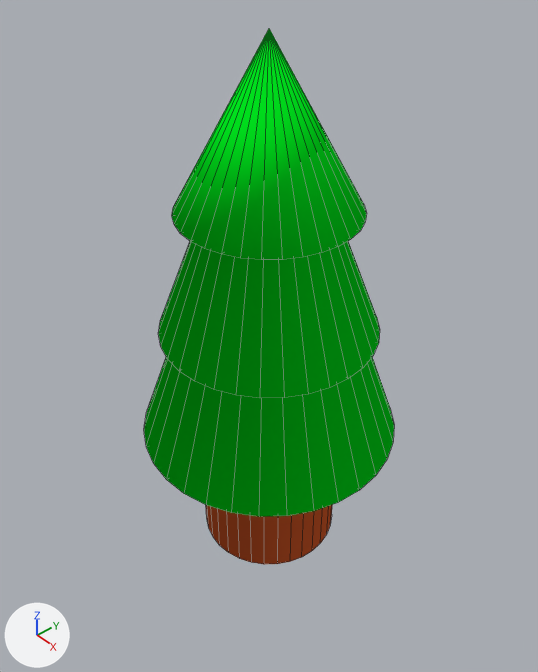
The Blender file Content/Meshes/planets/tree1.blend, before and after one commit.
Rendered twice from a 50 mm lens placed at (5.99, -5.21, 9.44), pointed at (-0.3, 0.26, 3.24). Arrows for +X, +Y and +Z are at lower left; the lights stay in place. Mesh edges are drawn as thin lines.
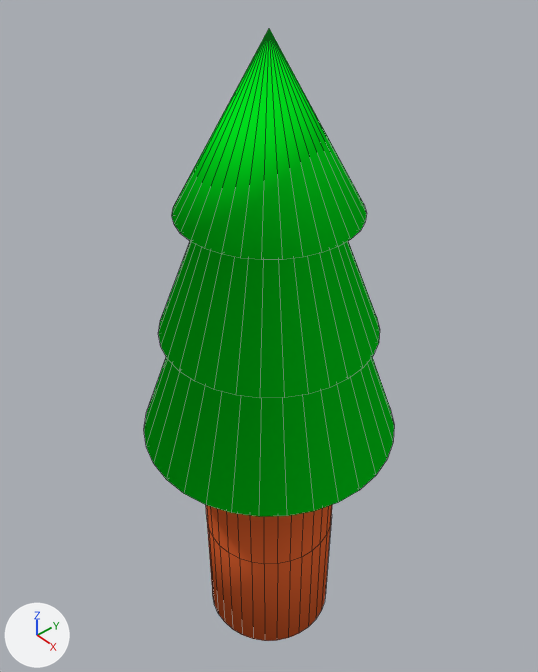
Where the change shows, as pixel boxes (x1, y1, x2, y2) in the pictures (538 x 672 px):
```json
{"object": "Cylinder", "change": "reshaped", "before": [144, 29, 394, 564], "after": [144, 29, 394, 641], "on screen": "14% taller"}
{"part": 1, "of": "me_cylinder", "change": "built on", "after": [207, 522, 331, 641]}
```

The change, as JSON lines over the scene's bpy script:
```json
{"block": "me_cylinder", "where": "# used by ob_cylinder; location = (0.0, 0.0, 1.02)"}
{"op": "remove", "block": "me_cylinder", "code": "me_cylinder.from_pydata(...)  # 225 vertices, 225 faces; spans x -1.79..1.79, y -1.79..1.79, z -1.0..6.41"}
{"op": "add", "block": "me_cylinder", "code": "me_cylinder.from_pydata(...)  # 257 vertices, 257 faces; spans x -1.79..1.79, y -1.79..1.79, z -3.04..6.41"}
{"block": "me_cylinder", "change": "me_cylinder part 1"}
{"block": "me_cylinder", "change": "1 face is deleted"}
{"block": "me_cylinder", "change": "32 new vertices lie (0.0, 0.0, -2.04) away from vertices in x -1.0..1.0, y -1.0..1.0, z -1.0"}
{"block": "me_cylinder", "change": "33 new faces join them, mat_treetrunk (orange #e76633)"}
```
